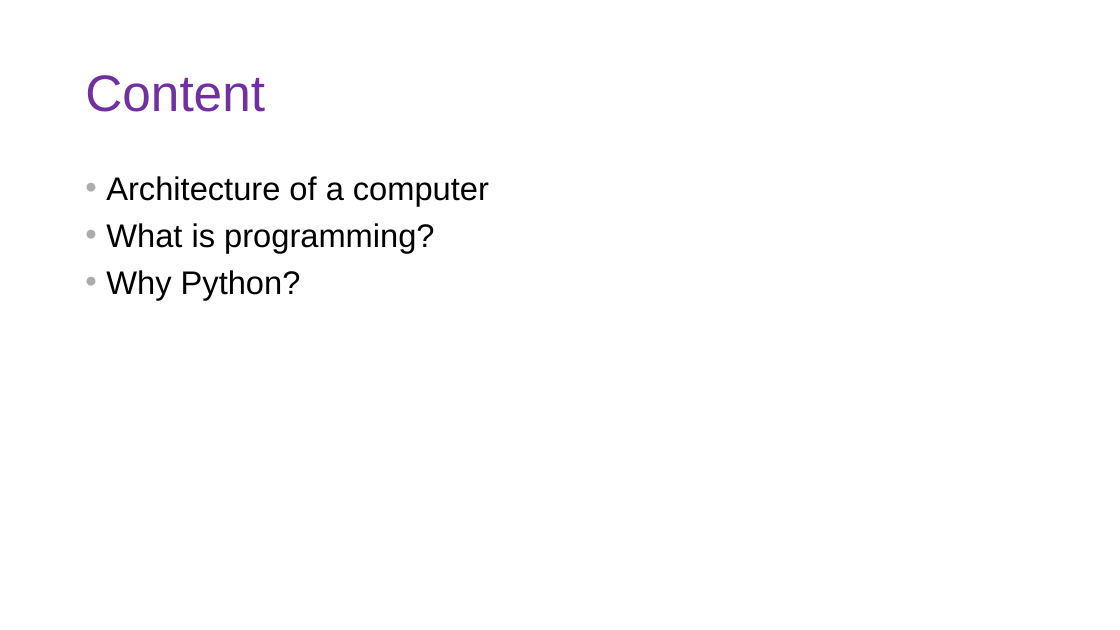
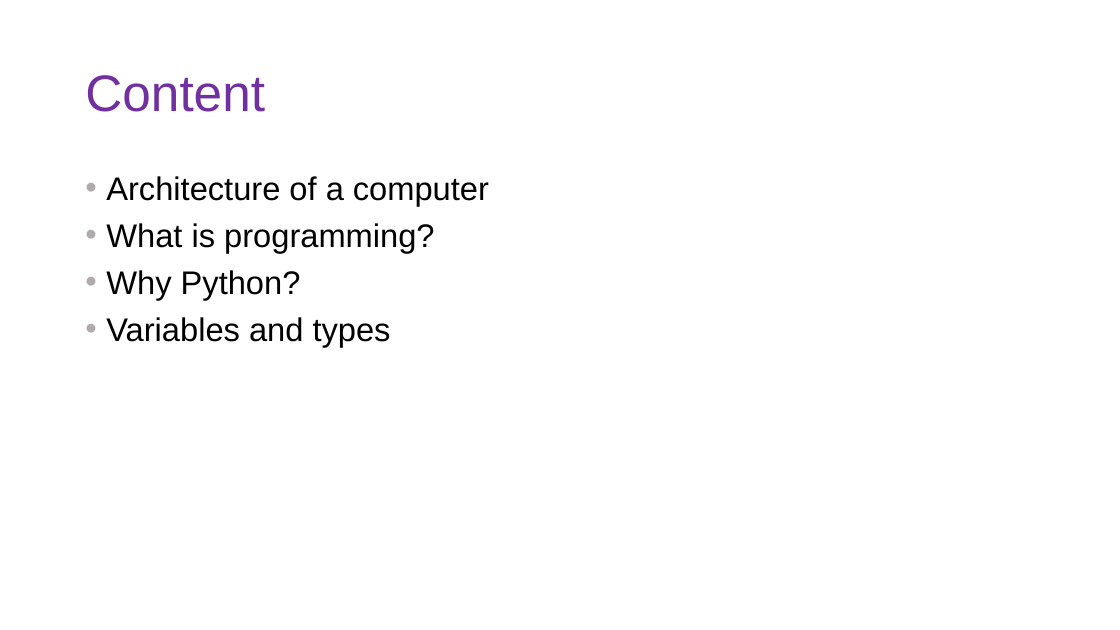
Before and after one commit to DoriMG/Nencki_python_course, a slide deck: slide 2 of lectures/1_intro_cs.pptx. Drawn at 1120x630 pixels with LibreOffice and Linux fonts; fonts in the diff are those of the drawing. Boxes give left, top, right and bottom in pixels: in the first picture for what was removed or moved away, otherwise in the second. Text is boxed around its words. In the diff, an @@ line names an element or a change of style, - is before the commit and + after.

```diff
--- a/lectures/1_intro_cs.pptx
+++ b/lectures/1_intro_cs.pptx
@@ text at [106, 317, 391, 346]: paragraph added @@
+• Variables and types
```
Also in this commit, not shown: 3 other files.
